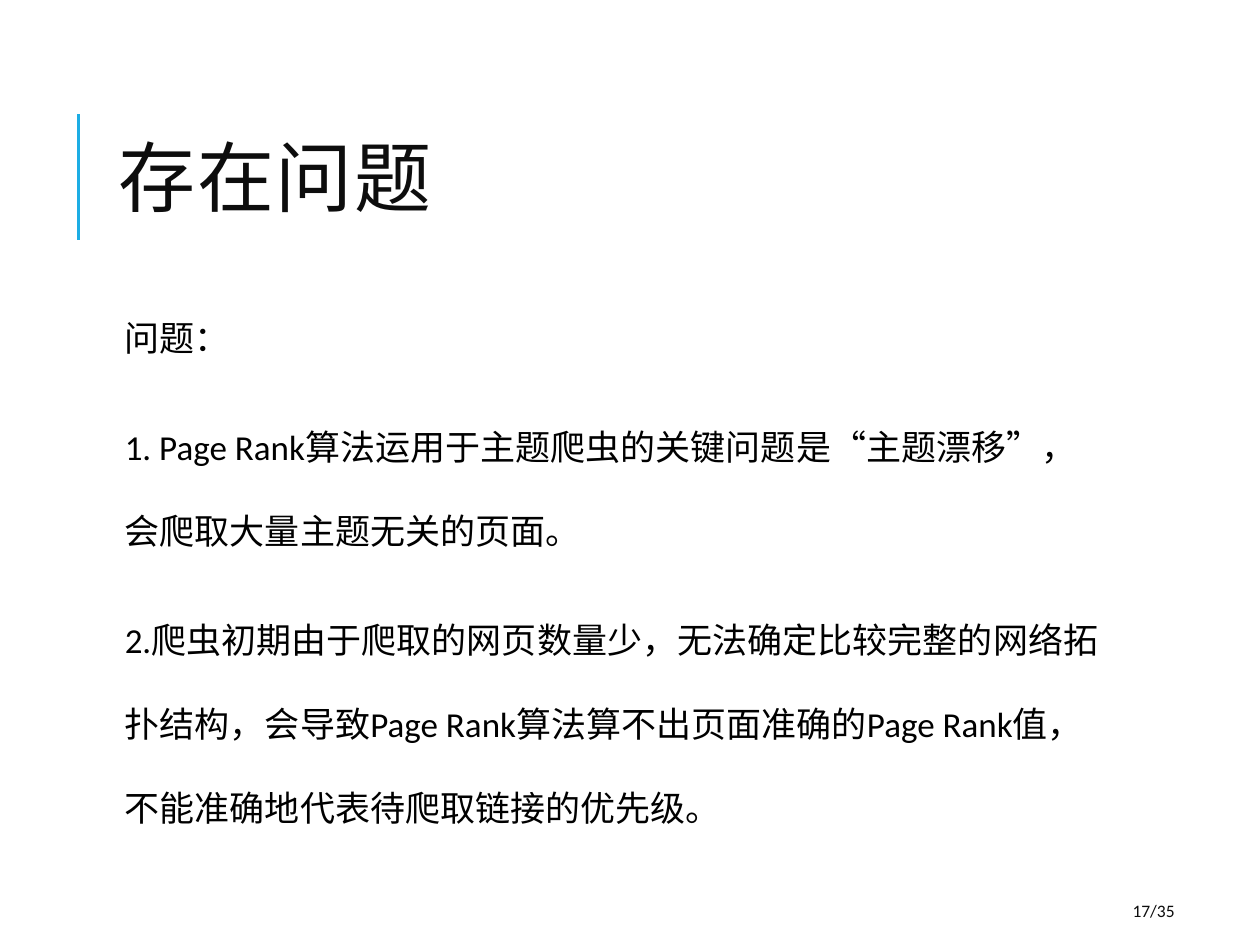
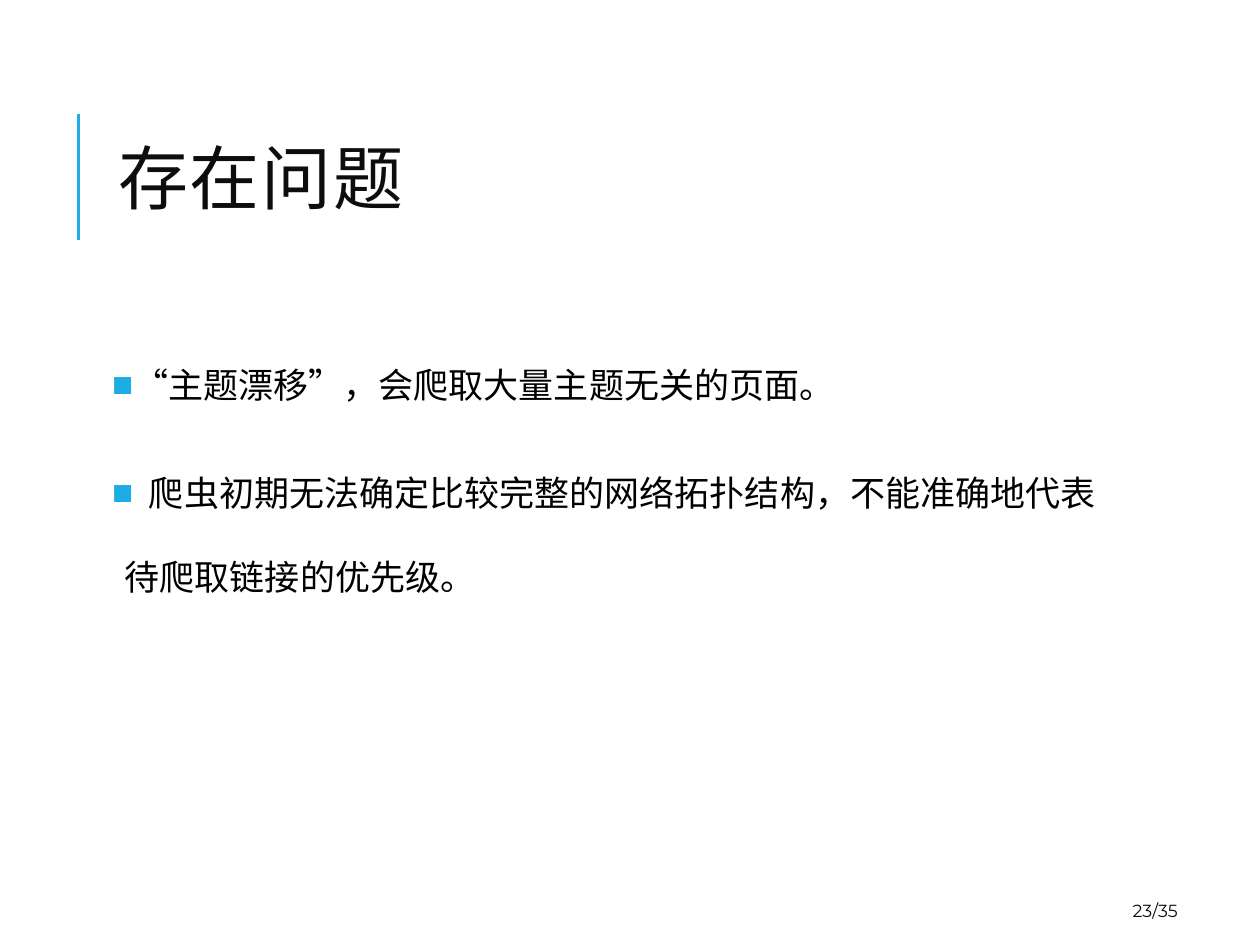
Before and after one commit to winniehajing/paper, a slide deck: slide 23 of 2012223040119-Defense-20150515-goahead.pptx (slide 17 before the commit). Drawn at 1260x945 pixels with LibreOffice and Linux fonts; fonts in the diff are those of the drawing. Boxes give left, top, right and bottom in pixels: in the first picture for what was removed or moved away, otherwise in the second. Text is boxed around its words. In the diff, an @@ line names an element or a change of style, - is before the commit and + after.

```diff
--- a/2012223040119-Defense-20150515-goahead.pptx
+++ b/2012223040119-Defense-20150515-goahead.pptx
@@ title "存在问题" at [118, 145, 403, 210]: size 44 to 40 pt, font Calibri to Montserrat @@
@@ text at [125, 368, 1095, 593]: text changed; font Calibri to Arial @@
-  问题：
-  1. Page Rank算法运用于主题爬虫的关键问题是“主题漂移”，会爬取大量主题无关的页面。
-  2.爬虫初期由于爬取的网页数量少，无法确定比较完整的网络拓扑结构，会导致Page Rank算法算不出页面准确的Page Rank值，不能准确地代表待爬取链接的优先级。
+■ “主题漂移”，会爬取大量主题无关的页面。
+■ 爬虫初期无法确定比较完整的网络拓扑结构，不能准确地代表待爬取链接的优先级。
@@ page number at [1133, 902, 1178, 919]: text changed; font Calibri to Montserrat @@
-17/35
+23/35
```
Also in this commit, not shown: 27 other slides changed, 13 slides added, 3 slides removed, 2 other files.
